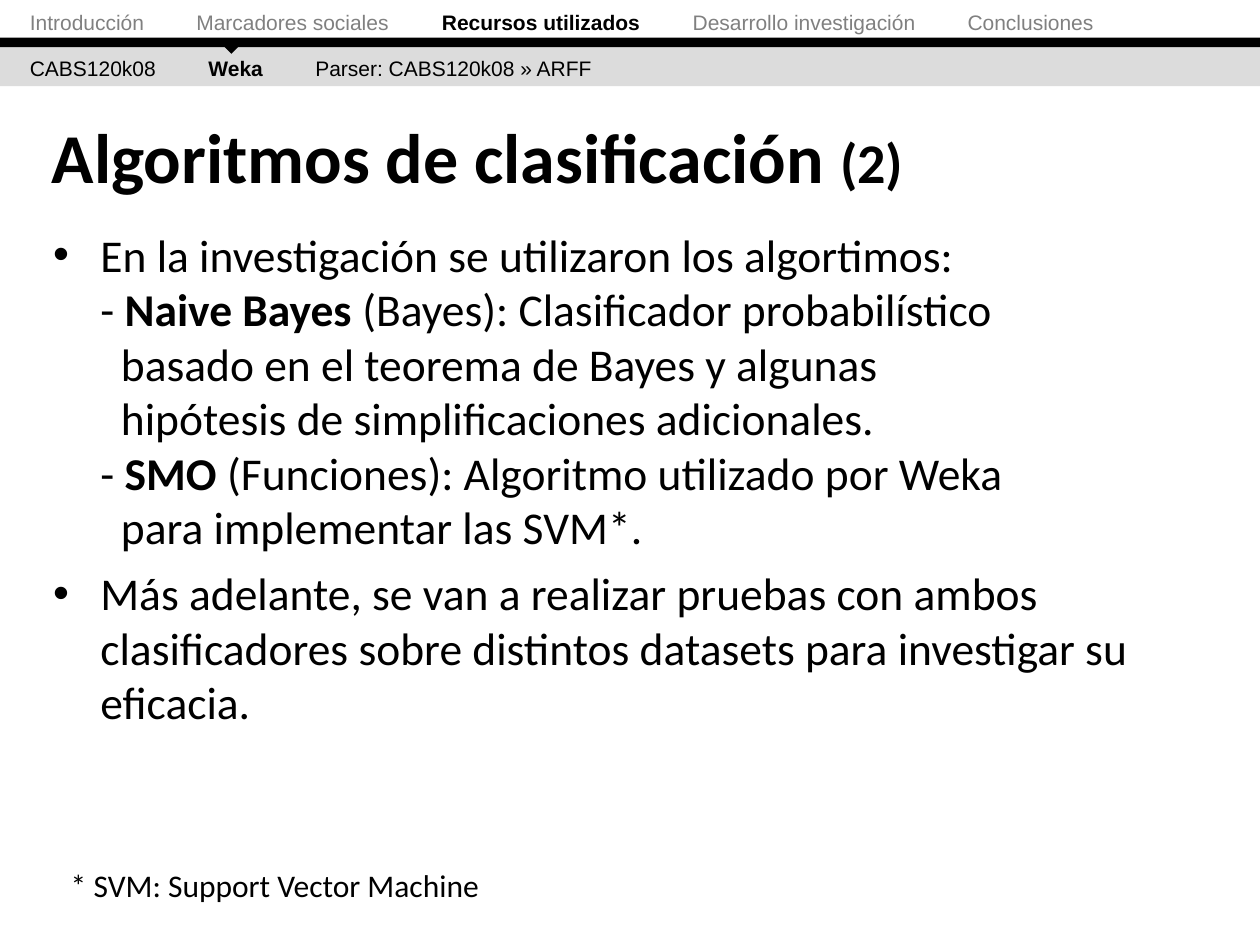
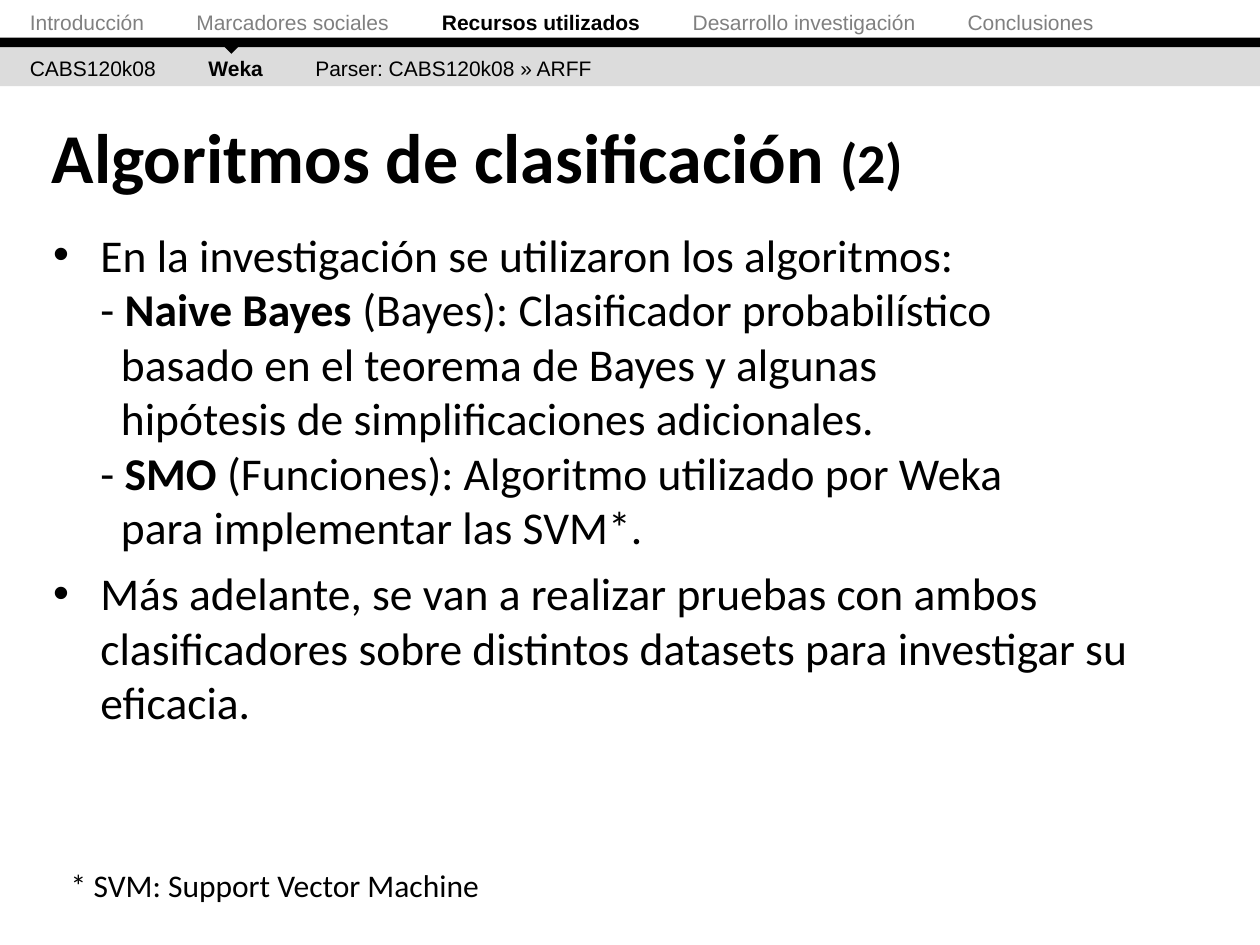
Before and after one commit to ak907kenai/nicotournetesis, a slide deck: slide 28 of docs_trunk/Nicolás Tourné - Presentación Tesis (v2).ppt (slide 31 before the commit). Drawn at 1260x945 pixels with LibreOffice and Linux fonts; fonts in the diff are those of the drawing. Boxes give left, top, right and bottom in pixels: in the first picture for what was removed or moved away, otherwise in the second. Text is boxed around its words. In the diff, an @@ line names an element or a change of style, - is before the commit and + after.

```diff
--- a/docs_trunk/Nicolás Tourné - Presentación Tesis (v2).ppt
+++ b/docs_trunk/Nicolás Tourné - Presentación Tesis (v2).ppt
@@ text at (x1=100, y1=240, x2=1002, y2=552): text changed @@
-• En la investigación se utilizaron los algortimos:
-  - Naive Bayes (Bayes): Clasificador probabilístico
-  basado en el teorema de Bayes y algunas
-  hipótesis de simplificaciones adicionales.
-  - SMO (Funciones): Algoritmo utilizado por Weka
-  para implementar las SVM*.
+• En la investigación se utilizaron los algoritmos:
+  - Naive Bayes (Bayes): Clasificador probabilístico
+  basado en el teorema de Bayes y algunas
+  hipótesis de simplificaciones adicionales.
+  - SMO (Funciones): Algoritmo utilizado por Weka
+  para implementar las SVM*.
```
Also in this commit, not shown: 19 other slides changed, 3 slides removed.
